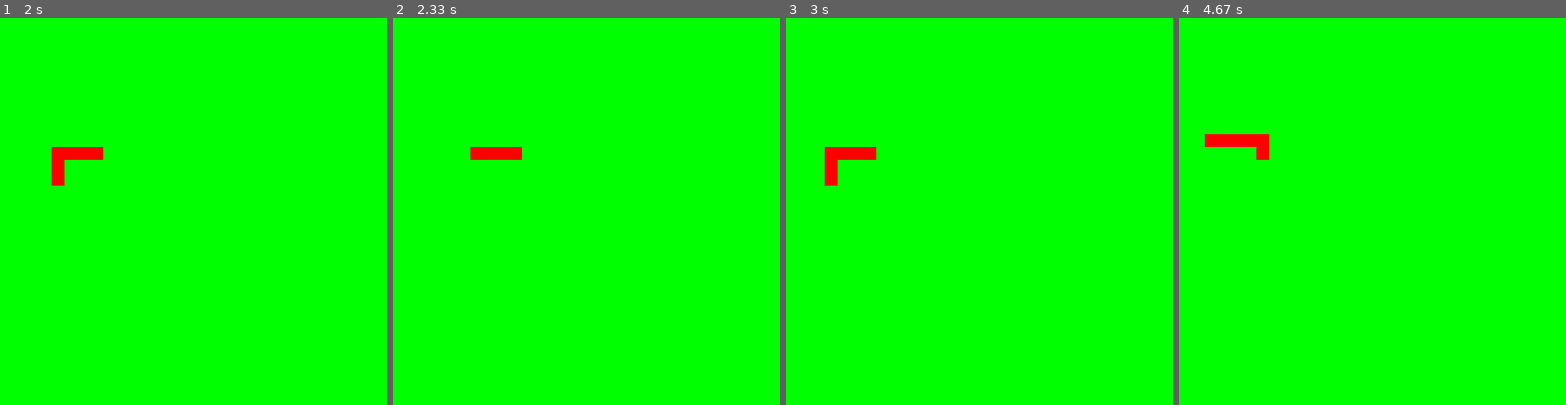
Above: before the commit, frames 1-4 (left to right).
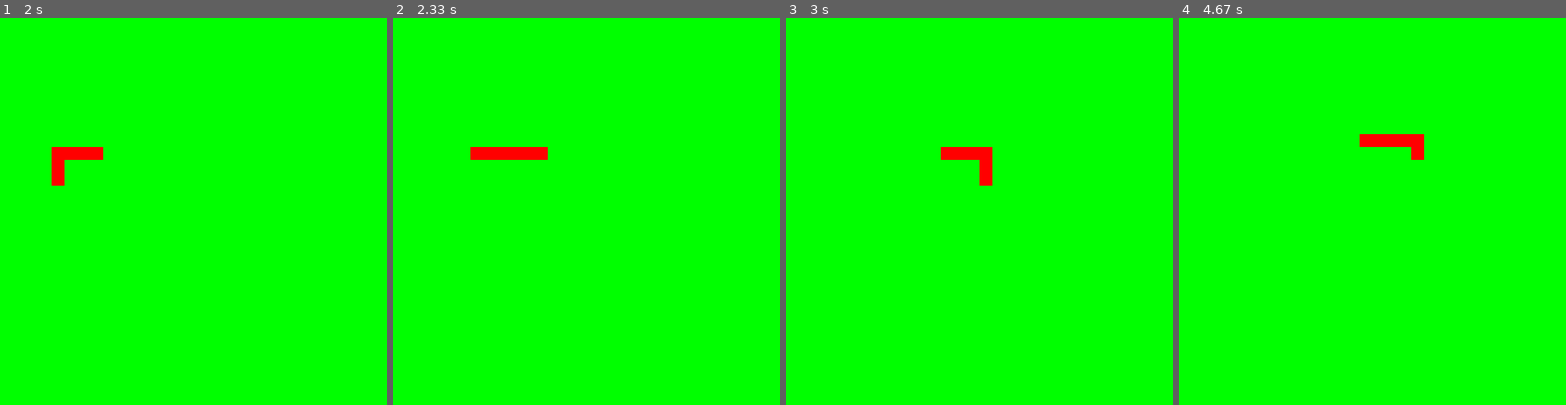
Above: after the commit, the same moments.

Repository: Paulo-Filipe/snakepygame
Game: pygame game, started from snake.py
Same seed, same stepped clock (60 frames per second), same inputs: the game is played once before the commit and once after it.
Inputs:
- Up to frame 1 (2 s): tap Enter at 0.33 s; hold Up 1.17-1.63 s; hold Right from 1.67 s (still down)
- Up to frame 2 (2.33 s): release Right at 2.13 s; hold Left from 2.17 s (still down)
- Up to frame 3 (3 s): release Left at 2.7 s; hold Down from 2.73 s (still down)
- Up to frame 4 (4.67 s): release Down at 3.03 s; hold Left 3.07-3.47 s; hold Up 3.5-3.87 s; hold Right 3.9-4.53 s; hold Down from 4.57 s (still down)

Frame 1 is identical in both runs. In frame 2, 0.2% of the frame differs, in the area x 33-40%, y 33-37%; in frame 3, 1.3%, in the area x 10-54%, y 33-44%; in frame 4, 1.3%.

Commit message:
some renaming of variablesand files,  and forbidding 180º turns

Diff:
--- a/controllers.py
+++ b/controls.py
@@ -8,3 +8,10 @@
     'UP':    pygame.K_UP,
     'DOWN':  pygame.K_DOWN
 }
+
+forbidden_turns = {
+    pygame.K_LEFT: pygame.K_RIGHT,
+    pygame.K_RIGHT: pygame.K_LEFT,
+    pygame.K_UP: pygame.K_DOWN,
+    pygame.K_DOWN: pygame.K_UP
+}
--- a/drawsnake.py
+++ /dev/null
@@ -1,13 +0,0 @@
-import pygame
-import sys
-
-
-def draw_snake_tile(display, color, x, y, tile_size):
-    return pygame.draw.rect(display, color, (x, y, tile_size, tile_size))
-
-
-def create_snake(tile_size, snake_size, direction, x, y):
-    snake_body = []
-    for i in range(snake_size):
-        snake_body.append((x + i * tile_size, y, direction))
-    return snake_body
--- a/snake.py
+++ b/snake.py
@@ -1,9 +1,9 @@
 import pygame
 import sys
-from drawsnake import *
+from snake_services import *
 from assets import *
 from display import *
-from controllers import *
+from controls import *
 
 # Initialize program
 pygame.init()
@@ -33,23 +33,26 @@
             pygame.quit()
             sys.exit()
         elif event.type == pygame.KEYDOWN:
-            if event.key in controllers.values():
+            if event.key in controllers.values() and forbidden_turns[direction] != event.key:
                 direction = event.key
                 (x, y, old_direction) = snake[0] # change the direction of the head.
                 snake[0] = (x, y, direction)
 
     DISPLAY.fill(colors['GREEN'])
+
     for i in range(snake_size-1, -1, -1):
         (x, y, direction) = snake[i]
         (move_x, move_y) = snake_directions[direction]
+        new_pos_x = x + move_x
+        new_pos_y = y + move_y
+        draw_snake_tile(DISPLAY, colors['RED'], new_pos_x, new_pos_y, tile_size) # draw on new position.
 
-        if i == 0: # change all directions, except for the head.
-            snake[i] = (x + move_x, y + move_y, direction)
+        if i == 0: # change all directions, except for the head. update all positions.
+            snake[i] = (new_pos_x, new_pos_y, direction)
         else:
             (next_x, next_y, next_direction) = snake[i-1]
-            snake[i] = (x + move_x, y + move_y, next_direction)
+            snake[i] = (new_pos_x, new_pos_y, next_direction)
 
-        draw_snake_tile(DISPLAY, colors['RED'], x+move_x, y+move_y, tile_size)
     pygame.display.update()
 
     FramePerSec.tick(FPS)
--- /dev/null
+++ b/snake_services.py
@@ -0,0 +1,23 @@
+import pygame
+import sys
+from controls import *
+
+tile_size = 20
+
+# describing directions
+snake_directions = {
+    controllers['LEFT']:  (-tile_size, 0),
+    controllers['RIGHT']: (tile_size, 0),
+    controllers['UP']:    (0, -tile_size),
+    controllers['DOWN']:  (0, tile_size)
+}
+
+def draw_snake_tile(display, color, x, y, tile_size):
+    return pygame.draw.rect(display, color, (x, y, tile_size, tile_size))
+
+
+def create_snake(tile, snake_size, direction, x, y):
+    snake_body = []
+    for i in range(snake_size):
+        snake_body.append((x + i * tile, y, direction))
+    return snake_body
